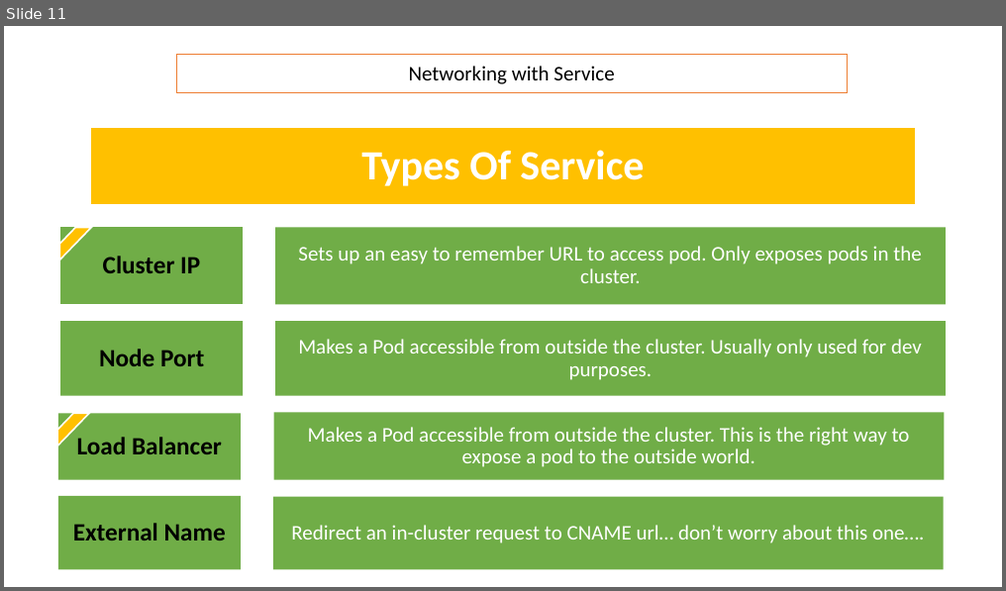
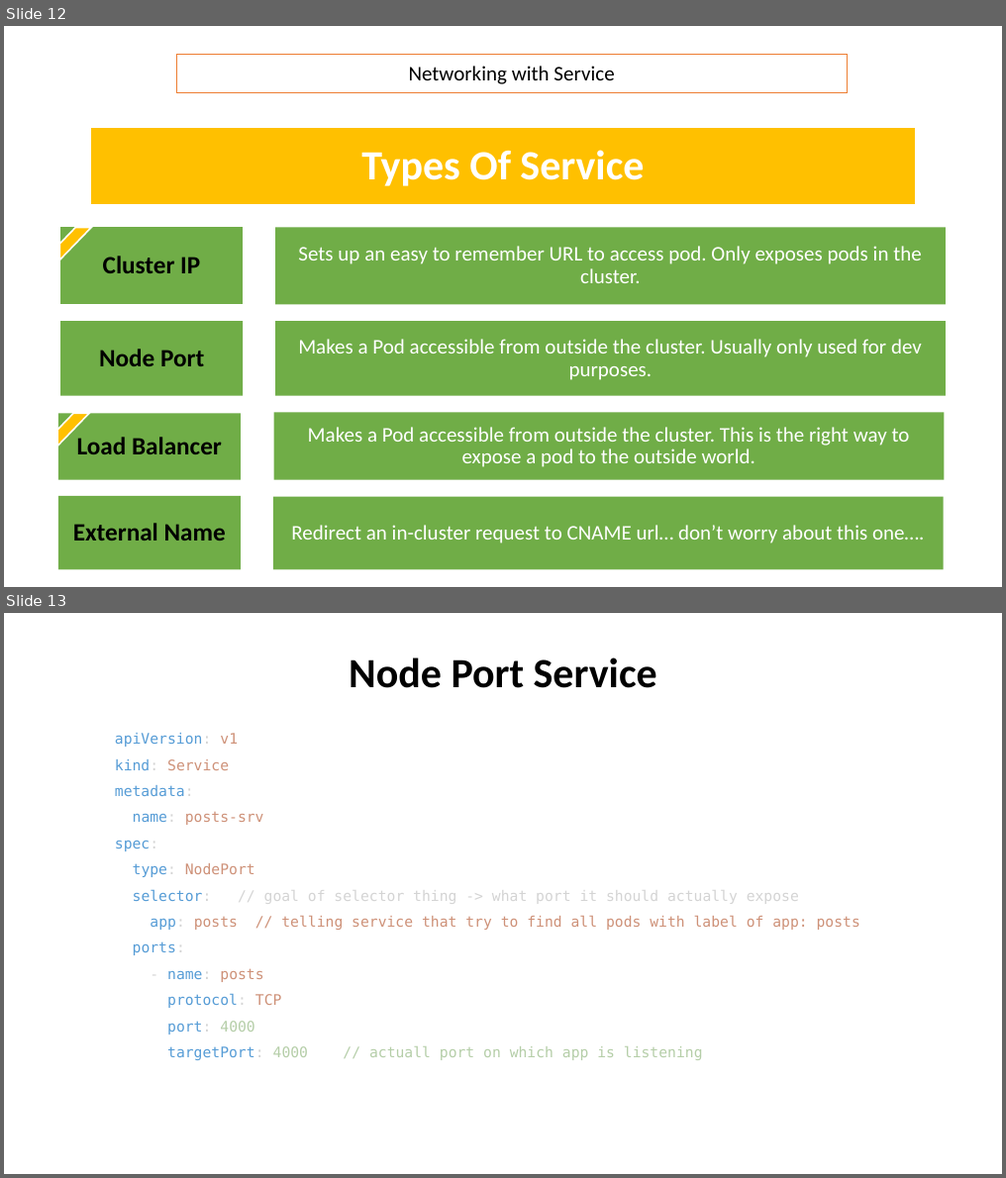
Before and after one commit to AlqamaShuja/Microservices, a slide deck: Kubernetes.pptx. Shown one above the other, each under a label of ours: slide 11 before the commit, slides 12 and 13 after it. The pictures are 1006x591 and 1006x1178 pixels, drawn with LibreOffice and Linux fonts; fonts in the diff are those of the drawing. Boxes give left, top, right and bottom in pixels: in the first picture for what was removed or moved away, otherwise in the second. Text is boxed around its words. In the diff, an @@ line names an element or a change of style, - is before the commit and + after.

Commit message:
create posts-service

```diff
--- a/Kubernetes.pptx
+++ b/Kubernetes.pptx
@@ slide 13 added at (x1=4, y1=613, x2=1002, y2=1174), background #FFFFFF @@
@@ title added at (x1=349, y1=658, x2=657, y2=688), 40 pt, text #000000, bold @@
+Node Port Service
@@ text added at (x1=115, y1=733, x2=860, y2=1060), 14 pt, text #CE9178 @@
+apiVersion: v1
+kind: Service
+metadata:
+name: posts-srv
+spec:
+type: NodePort
+selector: // goal of selector thing -> what port it should actually expose
+app: posts // telling service that try to find all pods with label of app: posts
+ports:
+- name: posts
+protocol: TCP
+port: 4000
+targetPort: 4000 // actuall port on which app is listening
@@ what was slide 11 is now slide 12 @@
```
Also in this commit, not shown: 3 other slides added, 1 other file.
